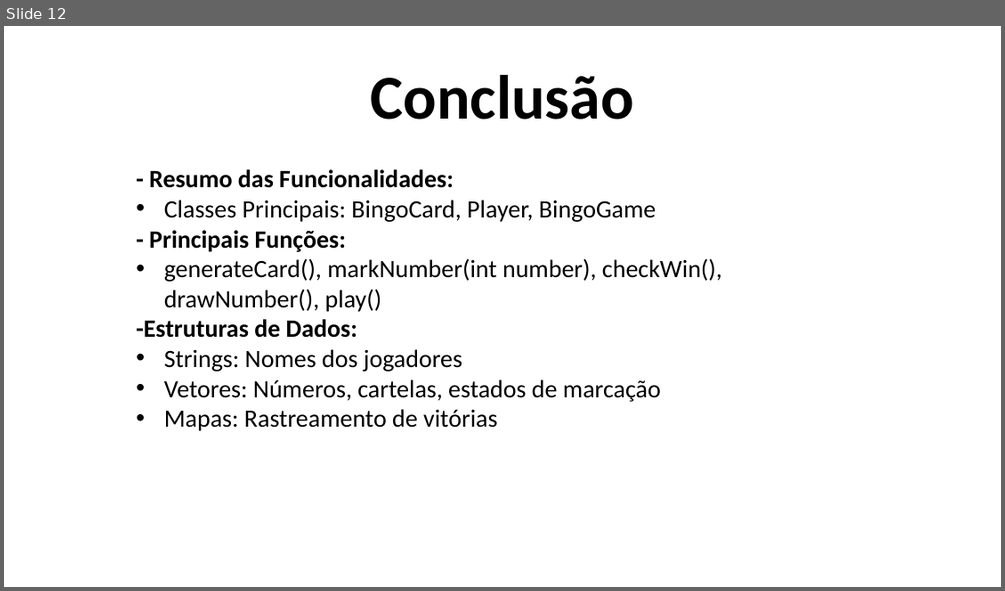
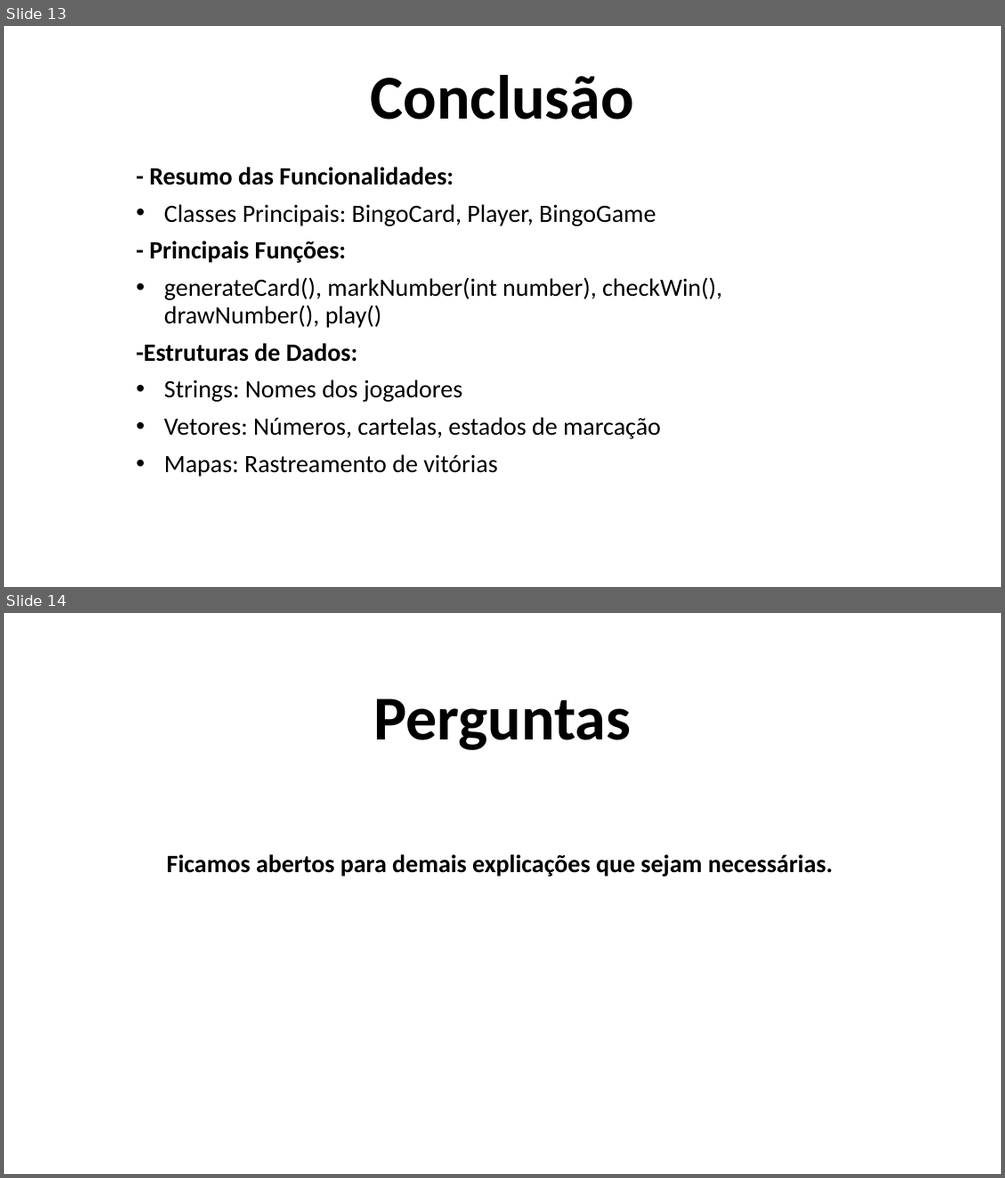
Before and after one commit to 4lur/projeto-final-cpe, a slide deck: bingo/jogo de bingo.pptx. Shown one above the other, each under a label of ours: slide 12 before the commit, slides 13 and 14 after it. The pictures are 1005x591 and 1005x1178 pixels, drawn with LibreOffice and Linux fonts; fonts in the diff are those of the drawing. Boxes give left, top, right and bottom in pixels: in the first picture for what was removed or moved away, otherwise in the second. Text is boxed around its words. In the diff, an @@ line names an element or a change of style, - is before the commit and + after.

```diff
--- a/bingo/jogo de bingo.pptx
+++ b/bingo/jogo de bingo.pptx
@@ slide 14 added at (4, 613, 1001, 1174), background #FFFFFF @@
@@ title added at (373, 698, 631, 750), 60 pt, text #000000, bold @@
+Perguntas
@@ subtitle added at (167, 854, 833, 876), 24 pt, text #000000, bold @@
+Ficamos abertos para demais explicações que sejam necessárias.
@@ what was slide 12 is now slide 13 @@
@@ slide 13 changed as well @@
@@ subtitle at (149, 167, 722, 476): less space between paragraphs @@
```
Also in this commit, not shown: 11 other slides changed, 1 other slide added, 1 slide removed.
